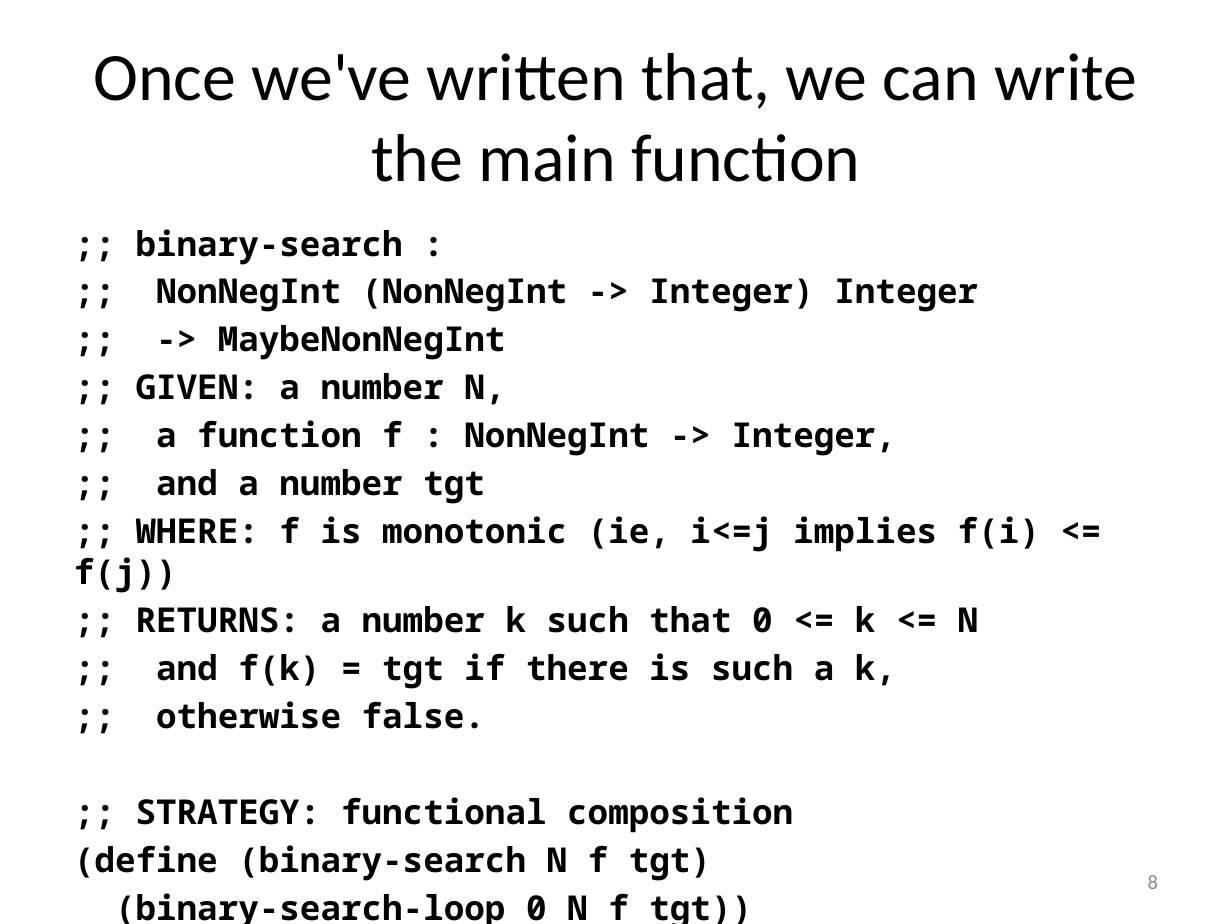
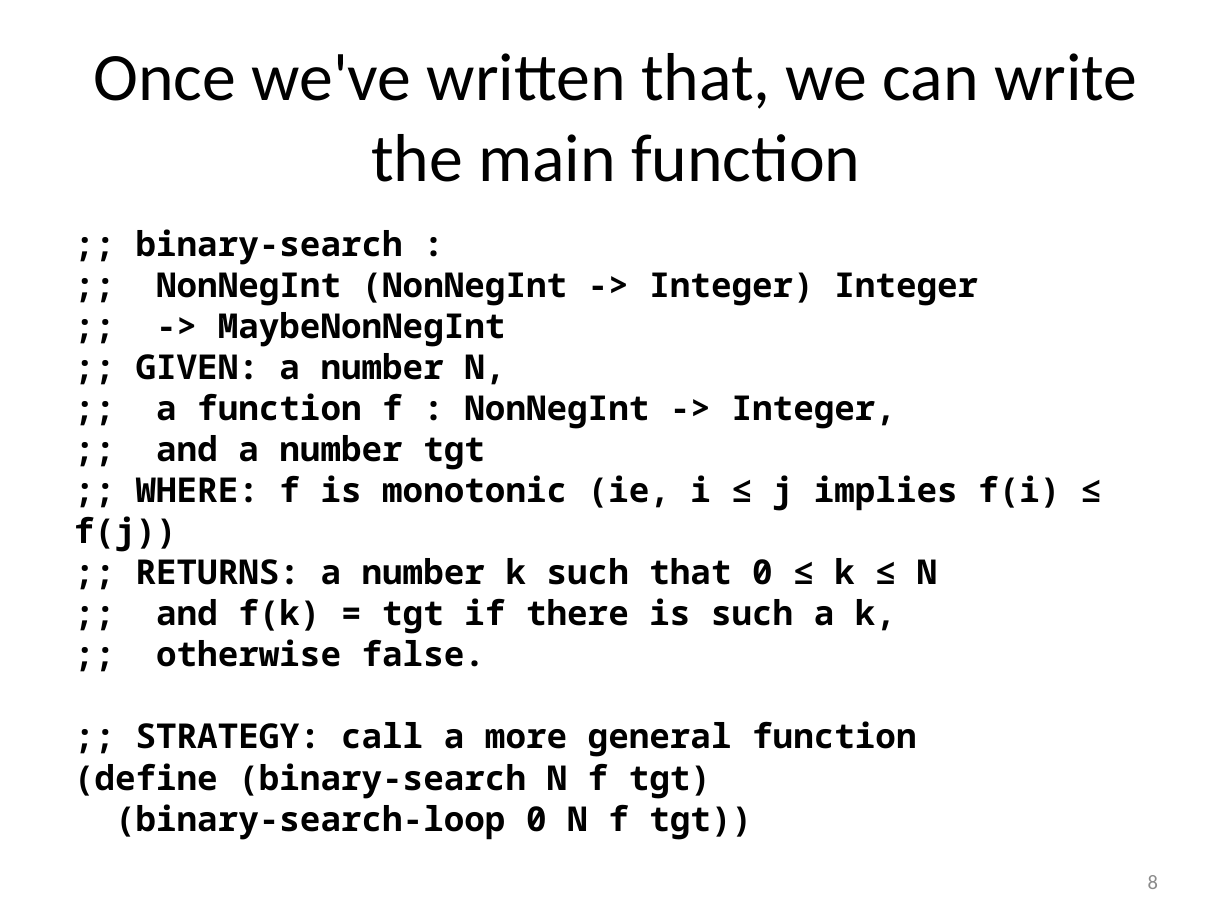
Before and after one commit to mwand/cs5010f16, a slide deck: slide 8 of Slides/Lesson 8.3 Binary Search.pptx. Drawn at 1232x924 pixels with LibreOffice and Linux fonts; fonts in the diff are those of the drawing. Boxes give left, top, right and bottom in pixels: in the first picture for what was removed or moved away, otherwise in the second. Text is boxed around its words. In the diff, an @@ line names an element or a change of style, - is before the commit and + after.

```diff
--- a/Slides/Lesson 8.3 Binary Search.pptx
+++ b/Slides/Lesson 8.3 Binary Search.pptx
@@ text at [74, 229, 978, 840]: less space between paragraphs @@
@@ text at [74, 475, 1060, 585]: text changed @@
-;; WHERE: f is monotonic (ie, i<=j implies f(i) <= f(j))
-;; RETURNS: a number k such that 0 <= k <= N
+;; WHERE: f is monotonic (ie, i ≤ j implies f(i) ≤ f(j))
+;; RETURNS: a number k such that 0 ≤ k ≤ N
@@ text at [136, 721, 916, 757]: text changed @@
-;; STRATEGY: functional composition
+;; STRATEGY: call a more general function
```
Also in this commit, not shown: 15 other slides changed, 18 other files.
